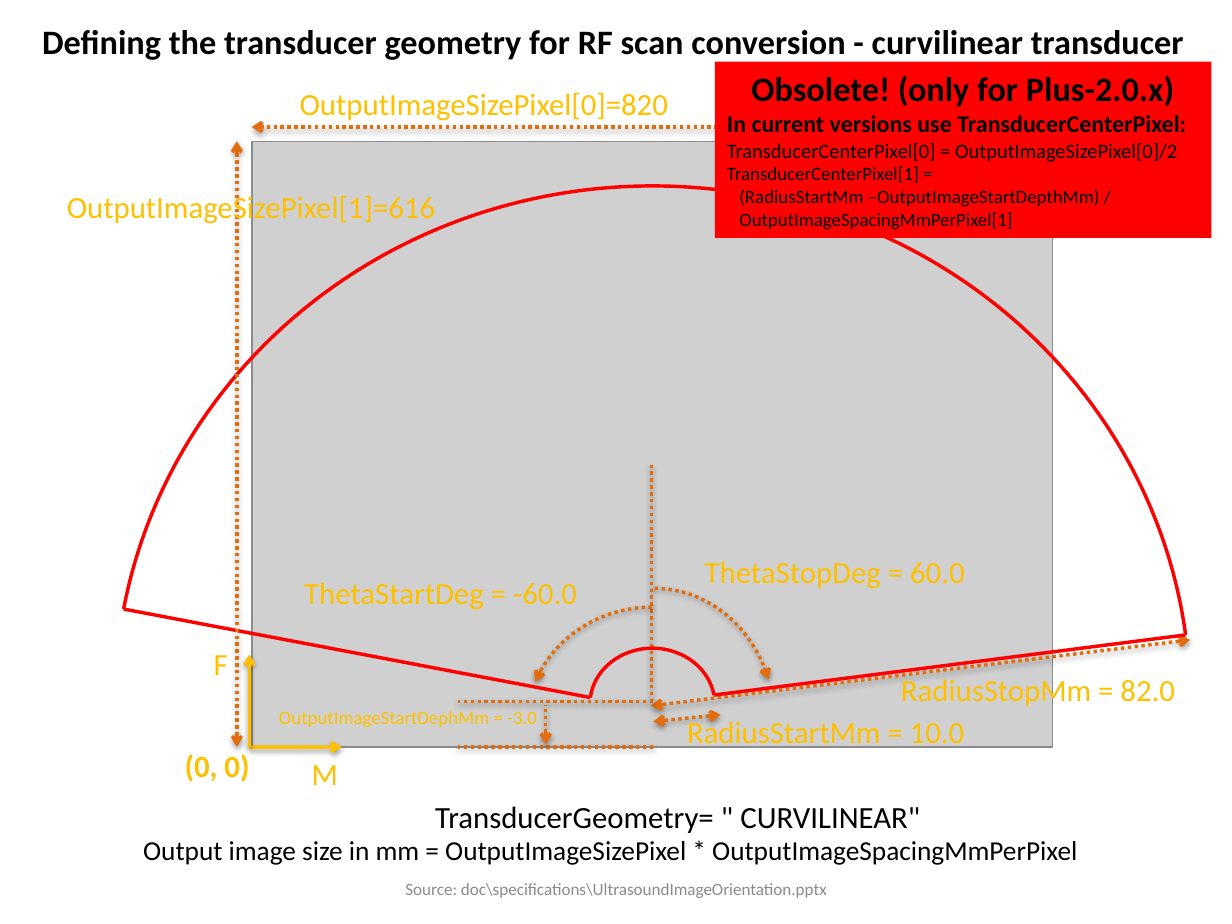
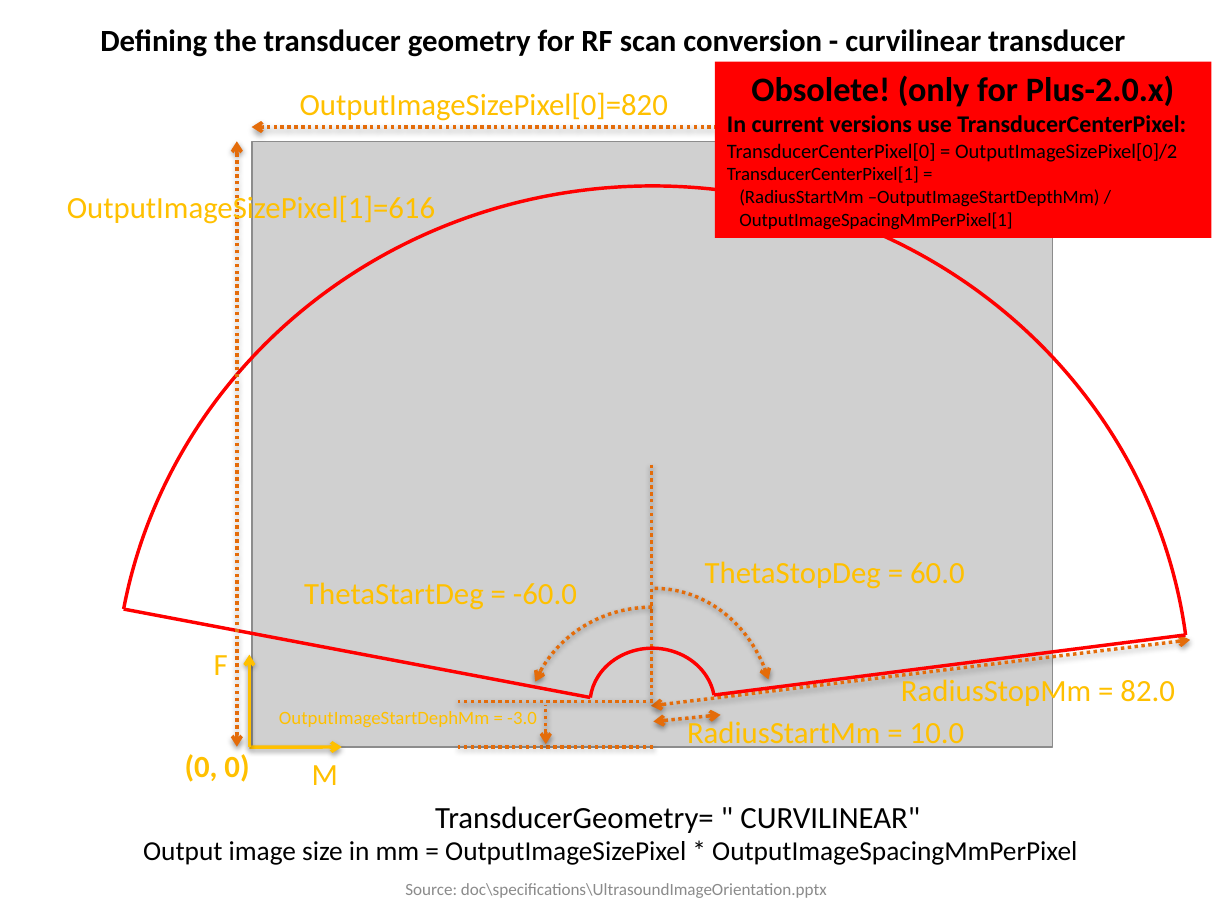
Before and after one commit to PlusToolkit/PlusDoc, a slide deck: slide 6 of specifications/UltrasoundImageOrientation.pptx. Drawn at 1232x924 pixels with LibreOffice and Linux fonts; fonts in the diff are those of the drawing; grey boxes stand for pictures. Boxes give left, top, right and bottom in pixels: in the first picture for what was removed or moved away, otherwise in the second. Text is boxed around its words. In the diff, an @@ line names an element or a change of style, - is before the commit and + after.

```diff
--- a/specifications/UltrasoundImageOrientation.pptx
+++ b/specifications/UltrasoundImageOrientation.pptx
@@ text "Defining the transducer geometry for ..." at [100,29,1125,57]: size 20 to 18 pt @@
```
Also in this commit, not shown: 2 other slides changed.
